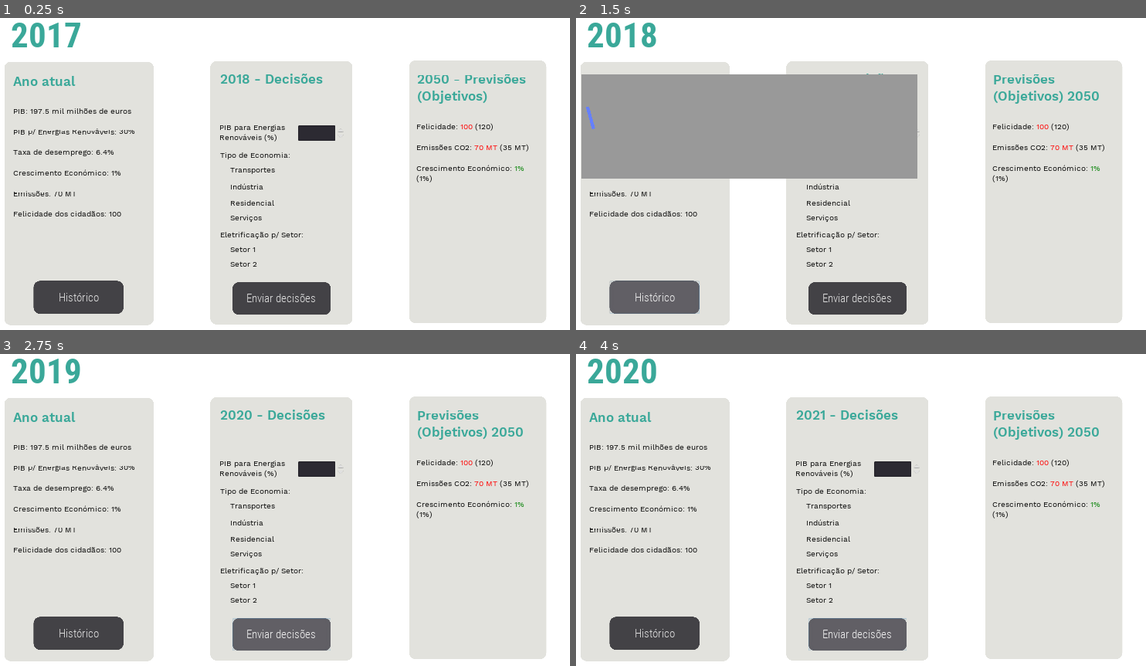
Above: before the commit, frames 1-4 (two rows, left to right).
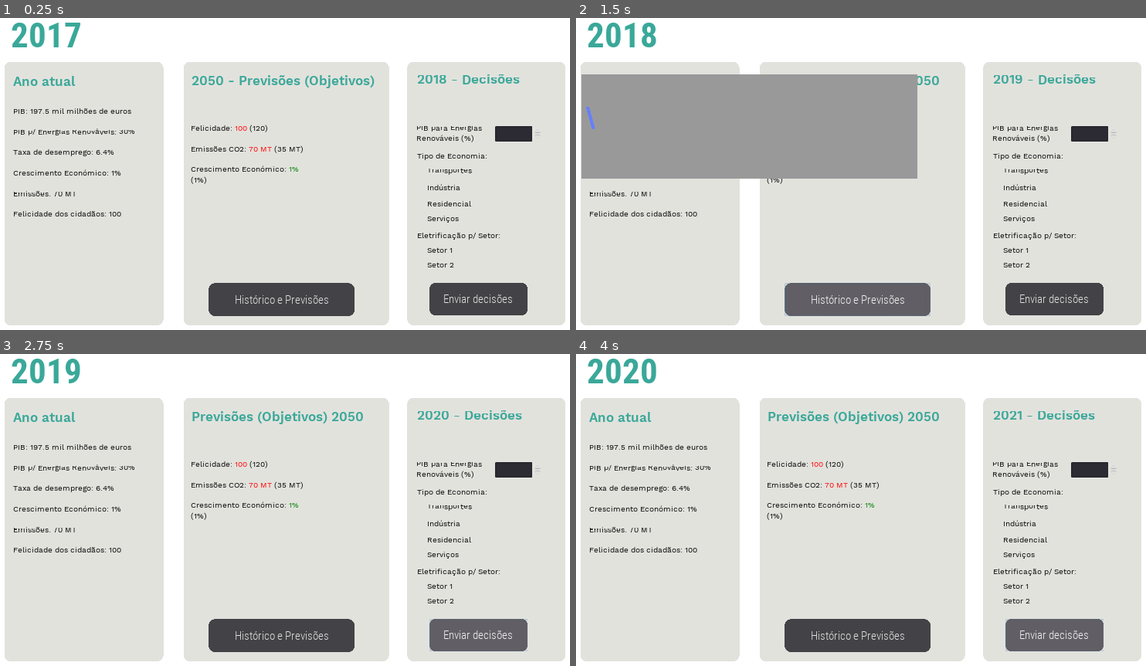
Above: after the commit, the same moments.

Repository: TiagoTaveira/ExergyX
Game: Godot game, scene res://Test.tscn
The game is run twice, just before and just after one commit, with the same random seed, the same clock (stepped at 60 frames per second) and the same inputs.
Inputs:
- Up to frame 1 (0.25 s): no input
- Up to frame 2 (1.5 s): click "Enviar decisões" at 0.5 s; click "Histórico" (after the commit: "Histórico e Previsões") at 1.25 s
- Up to frame 3 (2.75 s): click "Enviar decisões" at 2 s
- Up to frame 4 (4 s): click "Histórico" (after the commit: "Histórico e Previsões") at 2.75 s; click "Enviar decisões" at 3.5 s

The runs differ from the first frame. In frame 1, 22% of the frame differs, in the area x 1-100%, y 13-99%; in frame 2, 21%; in frame 3, 24%; in frame 4, 24%.

Commit message:
(Backup Point) Before scrolling inputs revamp

Diff:
--- a/Test.gd
+++ b/Test.gd
@@ -7,7 +7,7 @@
 # Called when the node enters the scene tree for the first time.
 func _ready():
 	get_node("GridContainer/Button").connect("pressed", self, "_on_Button_pressed")
-	get_node("EstadoAtual/Button").connect("pressed", self, "on_History_Button_pressed")
+	get_node("GridContainer2/Button").connect("pressed", self, "on_History_Button_pressed")
 
 # Called every frame. 'delta' is the elapsed time since the previous frame.
 #func _process(delta):
--- a/Test.tscn
+++ b/Test.tscn
@@ -80,10 +80,10 @@
 scroll_active = false
 
 [node name="GridContainer" type="ItemList" parent="."]
-margin_left = 762.0
-margin_top = 211.0
-margin_right = 1204.0
-margin_bottom = 1029.0
+margin_left = 1374.0
+margin_top = 213.0
+margin_right = 1865.0
+margin_bottom = 1032.0
 rect_pivot_offset = Vector2( -126.604, 50.5367 )
 custom_styles/bg = SubResource( 2 )
 max_text_lines = 3
@@ -219,10 +219,10 @@
 e entretanto passou um ano..."
 
 [node name="GridContainer2" type="ItemList" parent="."]
-margin_left = 1380.0
-margin_top = 209.0
-margin_right = 1806.0
-margin_bottom = 1025.0
+margin_left = 679.0
+margin_top = 213.0
+margin_right = 1317.0
+margin_bottom = 1032.0
 rect_pivot_offset = Vector2( 96.828, 113.046 )
 custom_styles/bg = SubResource( 3 )
 
@@ -248,7 +248,7 @@
 [node name="RichTextLabel" type="RichTextLabel" parent="GridContainer2"]
 margin_left = 24.0
 margin_top = 35.0
-margin_right = 400.0
+margin_right = 616.0
 margin_bottom = 148.0
 custom_fonts/normal_font = ExtResource( 5 )
 custom_colors/default_color = Color( 0.227451, 0.658824, 0.6, 1 )
@@ -290,6 +290,16 @@
 custom_colors/default_color = Color( 0, 0, 0, 1 )
 text = "2018"
 
+[node name="Button" type="Button" parent="GridContainer2"]
+anchor_right = 1.0
+margin_left = 78.4981
+margin_top = 688.279
+margin_right = -106.502
+margin_bottom = 790.279
+theme = ExtResource( 3 )
+custom_fonts/font = ExtResource( 4 )
+text = "Histórico e Previsões"
+
 [node name="GridContainer3" type="ItemList" parent="."]
 editor/display_folded = true
 visible = false
@@ -339,8 +349,8 @@
 [node name="EstadoAtual" type="ItemList" parent="."]
 margin_left = 122.0
 margin_top = 213.0
-margin_right = 586.0
-margin_bottom = 1031.0
+margin_right = 616.0
+margin_bottom = 1032.0
 custom_styles/bg = SubResource( 5 )
 
 [node name="RichTextLabel" type="RichTextLabel" parent="EstadoAtual"]
@@ -371,16 +381,6 @@
 
 Felicidade dos cidadãos: 100 "
 
-[node name="Button" type="Button" parent="EstadoAtual"]
-anchor_right = 1.0
-margin_left = 91.3366
-margin_top = 680.845
-margin_right = -93.6634
-margin_bottom = 782.845
-theme = ExtResource( 3 )
-custom_fonts/font = ExtResource( 4 )
-text = "Histórico"
-
 [node name="PopupPanel" type="PopupPanel" parent="."]
 visible = true
 light_mask = 3
